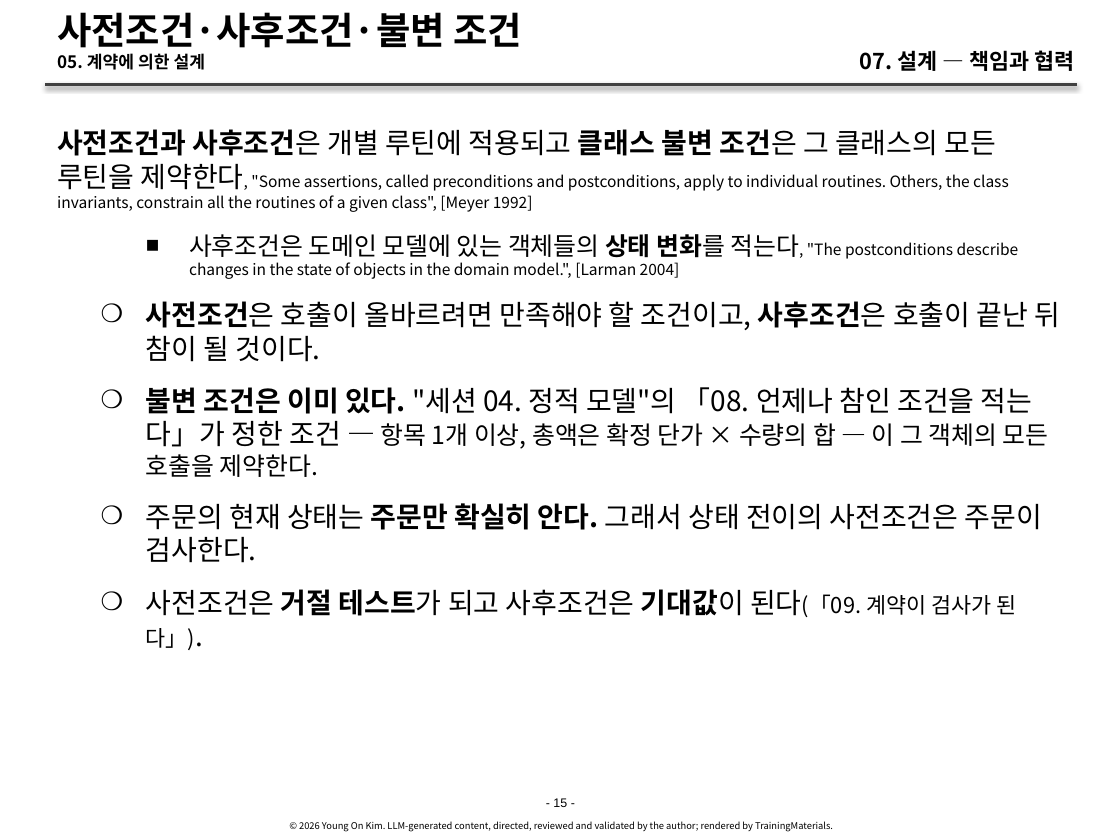
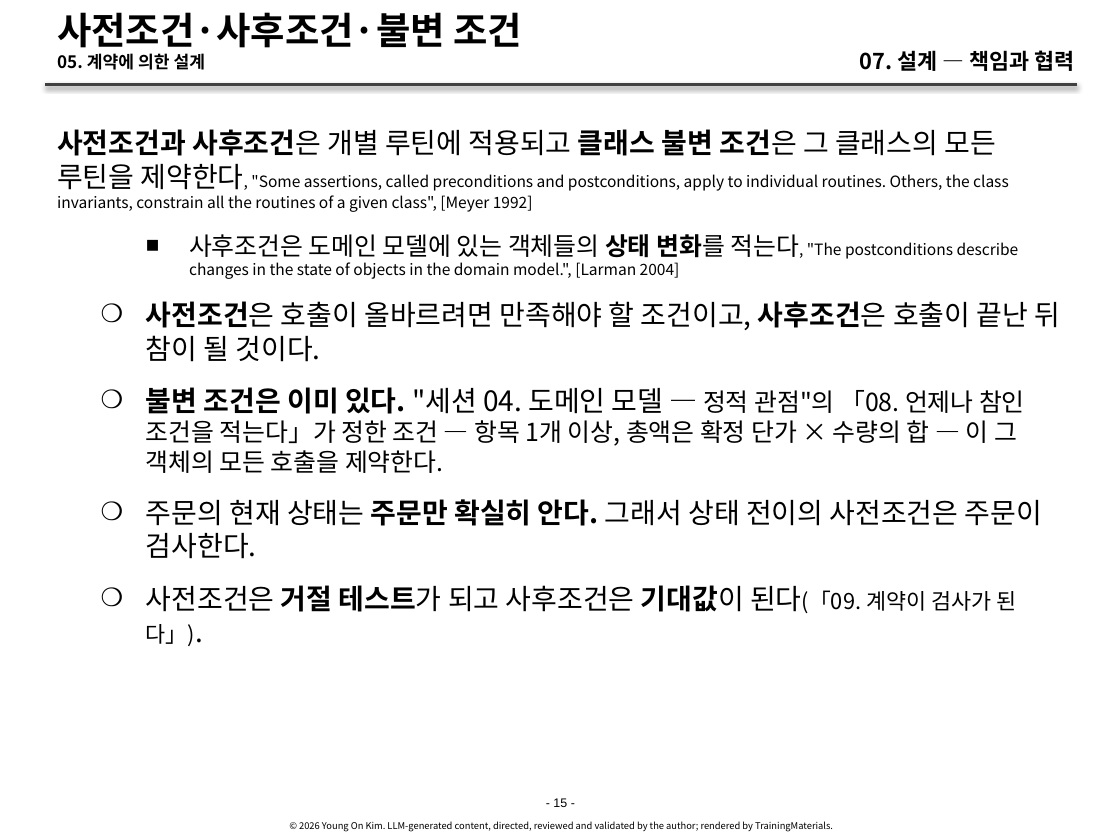
Before and after one commit to YoungSan77/TrainingMaterials, a slide deck: slide 15 of courses/ai-native/sessions/s07.pptx. Drawn at 1120x840 pixels with LibreOffice and Linux fonts; fonts in the diff are those of the drawing. Boxes give left, top, right and bottom in pixels: in the first picture for what was removed or moved away, otherwise in the second. Text is boxed around its words. In the diff, an @@ line names an element or a change of style, - is before the commit and + after.

```diff
--- a/courses/ai-native/sessions/s07.pptx
+++ b/courses/ai-native/sessions/s07.pptx
@@ text at [146,387,1025,473]: text changed; size 18 to 16 pt @@
-    ❍ 불변 조건은 이미 있다. "세션 04. 정적 모델"의 「08. 언제나 참인 조건을 적는다」가 정한 조건 — 항목 1개 이상, 총액은 확정 단가 × 수량의 합 — 이 그 객체의 모든 호출을 제약한다.
+    ❍ 불변 조건은 이미 있다. "세션 04. 도메인 모델 — 정적 관점"의 「08. 언제나 참인 조건을 적는다」가 정한 조건 — 항목 1개 이상, 총액은 확정 단가 × 수량의 합 — 이 그 객체의 모든 호출을 제약한다.
```
Also in this commit, not shown: 2 other slides changed, 23 other files.
